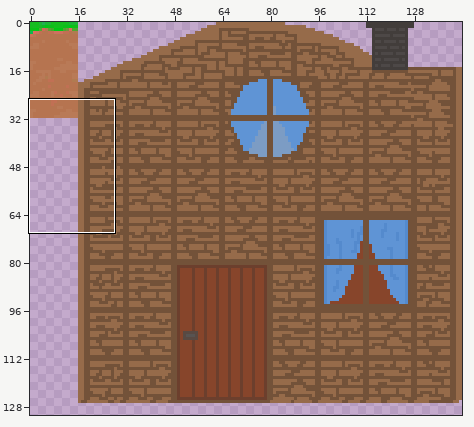
Edited in one commit: sprite sheet (core/assets/Graphics/Background/BackgroundRegion.png). The first picture is a wide view before the edit; the outline marks the close-up.
Close-up. As it was:
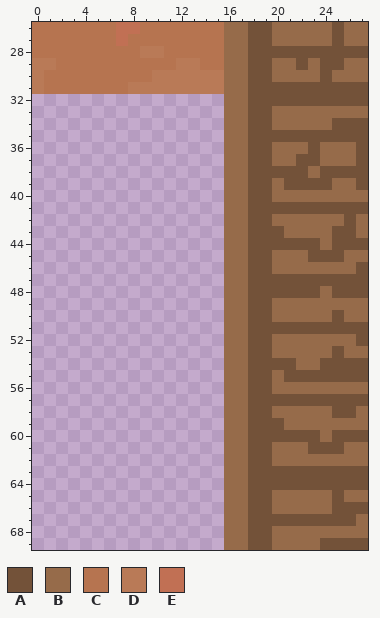
The file is 144x160 pixels. Colours within 5 levels of each other are drawn and written as one. Shown: x 0..27, y 26..69. The wide view leaves out empty margins.
Palette (. is transparent): A #735239  B #966b4a  C #b67450  D #b97a57  E #c17054
Pixels before, first column x 0:
26 CCCCCCCEECCCCCCCBBAABBBBBABB
27 CCCCCCCECCCCCCCCBBAABBBBBABB
28 CCCCCCCCCDDCCCCCBBAAAAAAAAAA
29 DDCCCCCCCCCCDDCCBBAABBABAABB
30 DCCCCCCCCCDDDDDDBBAABBBBABBB
31 DCCCCCCCDDDDDDDDBBAAAAAAAAAA
32 ................BBAAAAAAAAAA
33 ................BBAABBBBBBBB
34 ................BBAABBBBBAAA
35 ................BBAAAAAAAAAA
36 ................BBAABBBABBBA
37 ................BBAABBAABBBA
38 ................BBAAAAABAAAA
39 ................BBAABAAAABBA
40 ................BBAABBBBBBBB
41 ................BBAAAAAAAAAA
42 ................BBAABBBBBBAB
43 ................BBAAABBBBAAB
44 ................BBAAAAAABAAA
45 ................BBAABBBAAABB
46 ................BBAABBBBBBBA
47 ................BBAAAAAAAAAA
48 ................BBAAAAAABAAA
49 ................BBAABBBBBBBB
50 ................BBAABBBBBABB
51 ................BBAAAAAAAAAA
52 ................BBAABBBBBBBA
53 ................BBAABBBBBABB
54 ................BBAAAABBAAAA
55 ................BBAABAAAAAAA
56 ................BBAABBBBBBBB
57 ................BBAAAAAAAAAA
58 ................BBAABBBBBAAB
59 ................BBAAABBBBBBB
60 ................BBAAAAAABAAA
61 ................BBAABBBAAABB
62 ................BBAABBBBBBBB
63 ................BBAAAAAAAAAA
64 ................BBAAAAAAAAAA
65 ................BBAABBBBBABB
66 ................BBAABBBBBAAA
67 ................BBAAAAAAAAAB
68 ................BBAABBBBBBBB
69 ................BBAABBBBAAAA
New version:
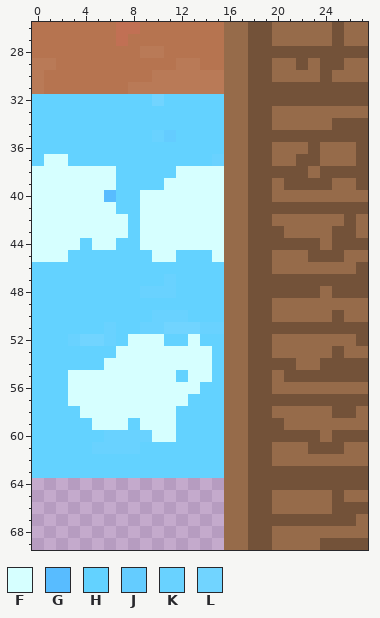
Colours new in this view: F #d6ffff  G #58bcff  H #63d2ff  J #64ccff  K #69d2ff  L #71d4ff
From old to new:
Changed rows in their new state; - is an unchanged pixel.
first column x 0:
32 HHHHHHHHHHLHHHHH
33 HHHHHHHHHHHHHHHH
34 HHHHHHHHHHHHHHHH
35 HHHHHHHHHHKJHHHH
36 HHHHHHHHHHHHHHHH
37 HFFHHHHHHHHHHHHK
38 FFFFFFFHHHHHFFFF
39 FFFFFFFHHHHFFFFF
40 FFFFFFGHHFFFFFFF
41 FFFFFFFHHFFFFFFF
42 FFFFFFFFHFFFFFFF
43 FFFFFFFFHFFFFFFF
44 FFFFHFFHHFFFFFFF
45 FFFHHHHHHHFFHHHF
46 HHHHHHHHHHHHHHHH
47 HHHHHHHHHHHKHHHH
48 HHHHHHHHHKKKHHHH
49 HHHHHHHHHHHHHHHH
50 HHHHHHHHHHKKKHHH
51 HHHHHHKHHKKLLLKK
52 HHHKLLKHFFFHHFHH
53 HHHHHHHFFFFFFFFH
54 HHHHHHFFFFFFFFFH
55 HHHFFFFFFFFFHFFH
56 HHHFFFFFFFFFFFHH
57 HHHFFFFFFFFFFHHH
58 HHHHFFFFFFFFHHHH
59 HHHHHFFFHFFFHHHH
60 HHHHHHKKKKFFHHHH
61 HHHHHKKKKHHHHHHH
62 HHHHHHHHHHHHHHHH
63 HHHHHHHHHHHHHHHH
Boxes around the changes in both close-ups, in picture pixels (x1, y1, x2, y2):
added: (32, 94, 224, 478)
